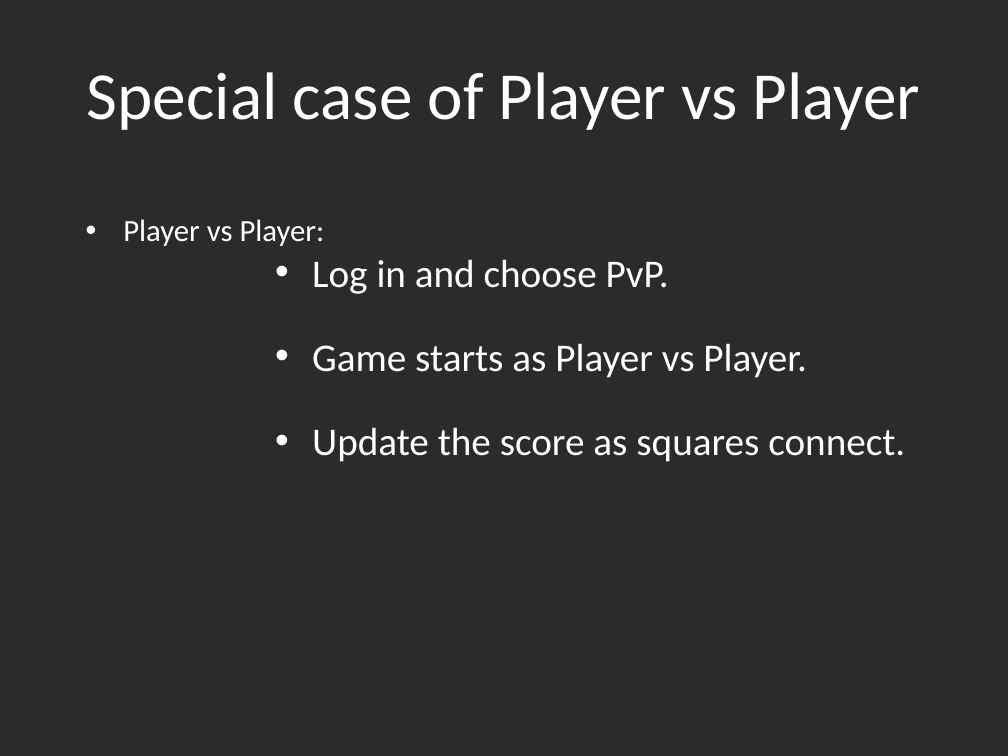
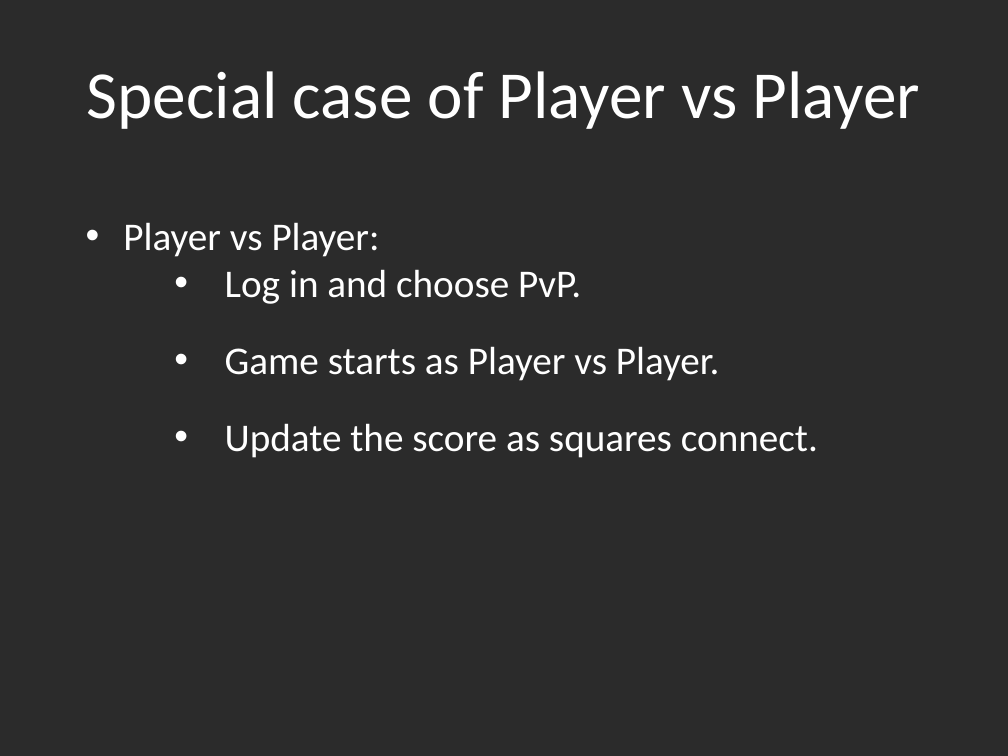
Before and after one commit to Amatarasu/A-Team, a slide deck: slide 7 of Power Point Presentation.pptx. Drawn at 1008x756 pixels with LibreOffice and Linux fonts; fonts in the diff are those of the drawing; background and template pictures are left out; a plain dark background stands for a picture behind light text. Boxes give left, top, right and bottom in pixels: in the first picture for what was removed or moved away, otherwise in the second. Text is boxed around its words. In the diff, an @@ line names an element or a change of style, - is before the commit and + after.

```diff
--- a/Power Point Presentation.pptx
+++ b/Power Point Presentation.pptx
@@ text "Player vs Player:" at [123,222,818,458]: size 22 to 28 pt in "Player vs Player:"; list level 6 to 4 in "Log in and choose PvP."; list level 6 to 4 in "Game starts as Player vs ..."; list level 6 to 4 in "Update the score as squares ..." @@
```
Also in this commit, not shown: 7 other slides changed, 1 other file.
